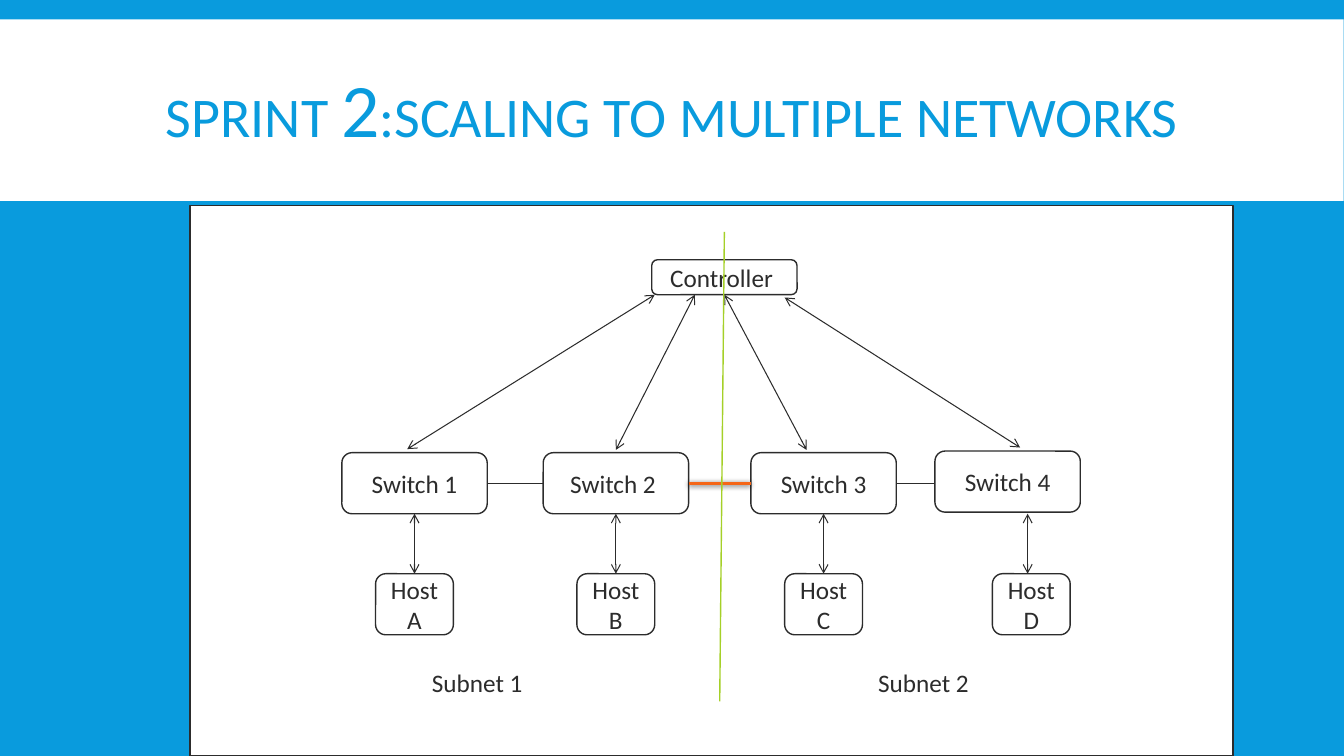
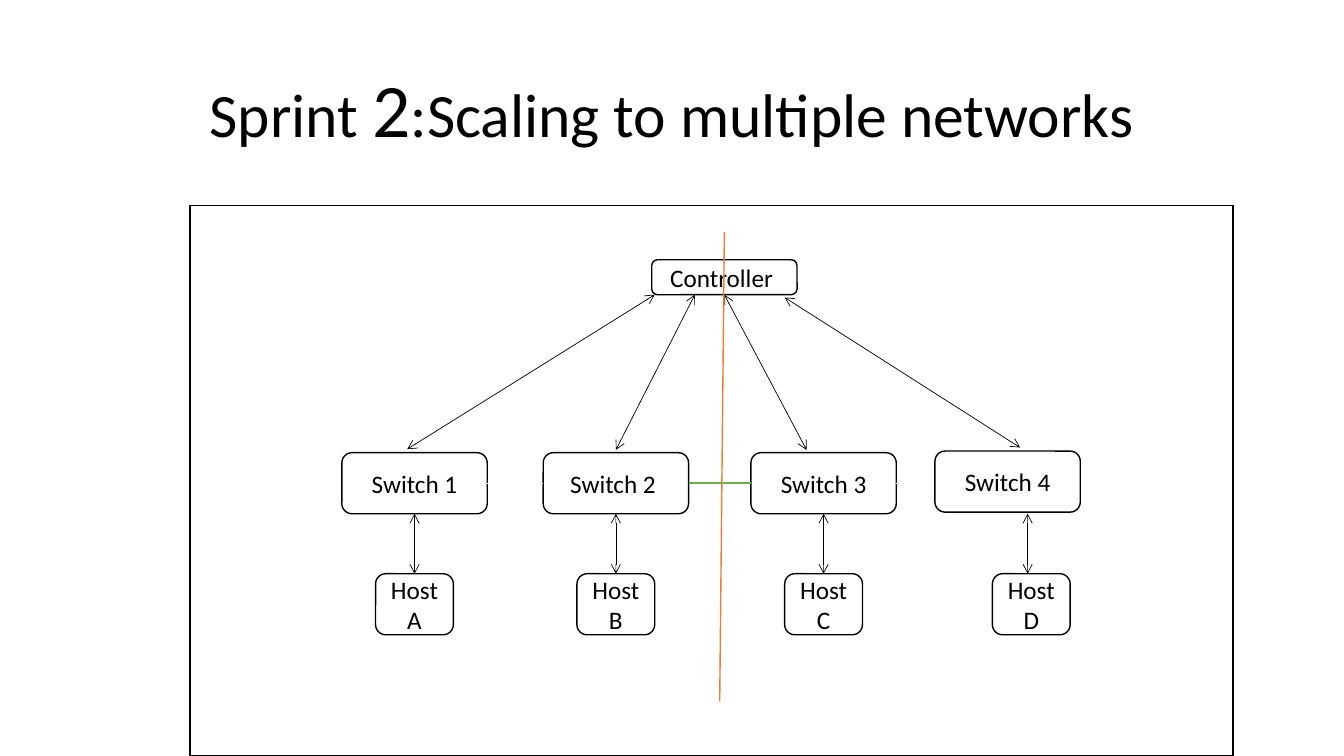
Before and after one commit to BU-NU-CLOUD-SP16/Network-Programmability-as-a-Service, a slide deck: slide 20 of Demo_1.pptx (slide 16 before the commit). Drawn at 1344x756 pixels with LibreOffice and Linux fonts; fonts in the diff are those of the drawing. Boxes give left, top, right and bottom in pixels: in the first picture for what was removed or moved away, otherwise in the second. Text is boxed around its words. In the diff, an @@ line names an element or a change of style, - is before the commit and + after.

Commit message:
Made changes in design,added and modified slides

```diff
--- a/Demo_1.pptx
+++ b/Demo_1.pptx
@@ background #099BDD to #FFFFFF @@
@@ rectangle removed at <box>0,19,1344,201</box> @@
@@ title at <box>209,88,1133,148</box>: text changed; size 40 to 44 pt; text colour #099BDD to #000000 @@
-SPRINT 2:SCALING TO MULTIPLE NETWORKS
+Sprint 2:Scaling to multiple networks
@@ rectangle at <box>191,206,1234,756</box>: outline #2C2C2C 1 pt to #000000 1 pt @@
@@ line (725, 232) - (720, 702): stroke #A5D028 1 pt to #ED7D31 1 pt @@
@@ double arrow (407, 450) - (655, 294): stroke #2C2C2C 0.75 pt to #000000 0.5 pt @@
@@ double arrow (695, 294) - (616, 450): stroke #2C2C2C 0.75 pt to #000000 0.5 pt @@
@@ double arrow (807, 450) - (725, 294): stroke #2C2C2C 0.75 pt to #000000 0.5 pt @@
@@ double arrow (1020, 448) - (784, 297): stroke #2C2C2C 0.75 pt to #000000 0.5 pt @@
@@ line (487, 483) - (543, 483): stroke #2C2C2C 0.75 pt to #FFFFFF 0.5 pt @@
@@ line (689, 483) - (751, 483): stroke #F56617 2 pt to #70AD47 1.5 pt @@
@@ line (896, 483) - (935, 483): stroke #2C2C2C 0.75 pt to #FFFFFF 0.5 pt @@
@@ double arrow (414, 574) - (414, 514): stroke #2C2C2C 0.75 pt to #000000 0.5 pt @@
@@ double arrow (616, 514) - (616, 574): stroke #2C2C2C 0.75 pt to #000000 0.5 pt @@
@@ double arrow (824, 514) - (824, 574): stroke #2C2C2C 0.75 pt to #000000 0.5 pt @@
@@ double arrow (1028, 514) - (1028, 574): stroke #2C2C2C 0.75 pt to #000000 0.5 pt @@
@@ text colour #2C2C2C to #000000; outline #2C2C2C 1 pt to #000000 1 pt in 9 elements at <box>652,260,798,295</box>, <box>342,453,487,514</box>, <box>376,574,454,635</box>, <box>577,574,654,635</box>, <box>751,453,896,514</box>, <box>784,574,862,635</box>, <box>543,453,689,514</box>, <box>936,451,1081,512</box>, <box>993,574,1071,635</box> @@
@@ text removed at <box>432,674,523,692</box> @@
-Subnet 1
@@ text removed at <box>878,674,969,692</box> @@
-Subnet 2
```
Also in this commit, not shown: 11 other slides changed, 10 slides added, 5 slides removed.
